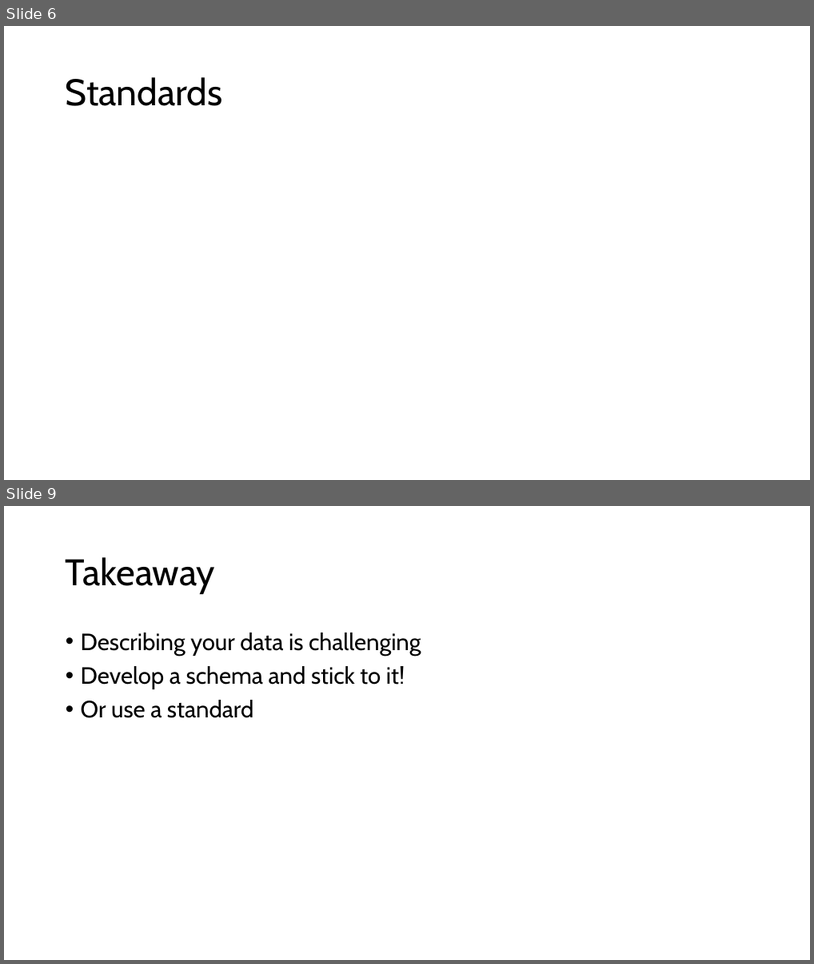
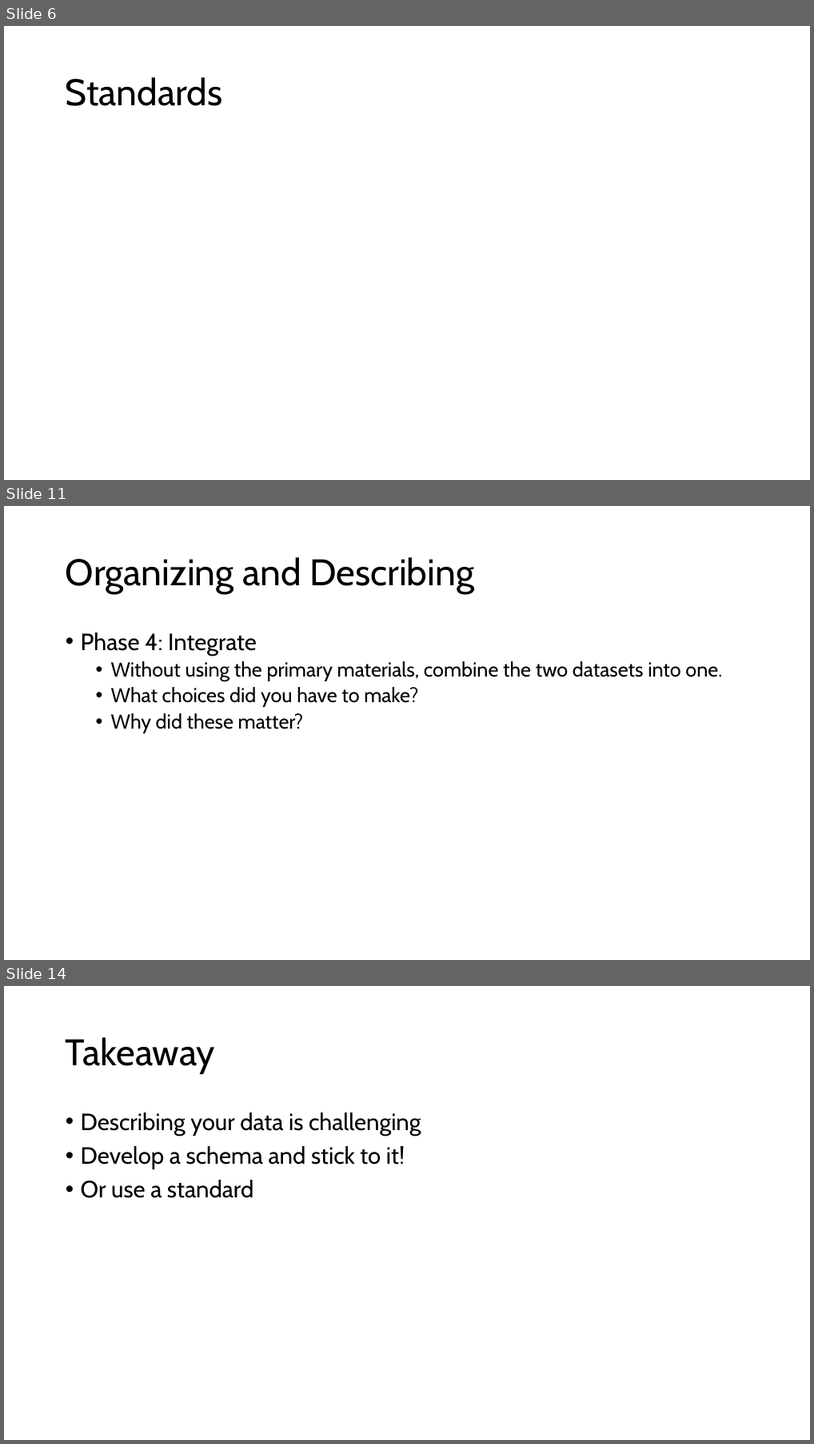
Before and after one commit to walshbr/data-for-the-rest-of-us, a slide deck: resources/week-3/description.pptx. Shown one above the other, each under a label of ours: slides 6 and 9 before the commit, slides 6, 11 and 14 after it; the slides between them are not shown. The pictures are 814x964 and 814x1444 pixels, drawn with LibreOffice and Linux fonts; fonts in the diff are those of the drawing; background and template pictures are left out. Boxes give left, top, right and bottom in pixels: in the first picture for what was removed or moved away, otherwise in the second. Text is boxed around its words. In the diff, an @@ line names an element or a change of style, - is before the commit and + after.

```diff
--- a/resources/week-3/description.pptx
+++ b/resources/week-3/description.pptx
@@ slide 11 added at box(4, 506, 810, 960), background #FFFFFF @@
@@ title added at box(66, 557, 474, 594), 44 pt, text #000000 @@
+Organizing and Describing
@@ text added at box(81, 632, 722, 733), 24 pt, text #000000 @@
+• Phase 4: Integrate
+  • Without using the primary materials, combine the two datasets into one.
+  • What choices did you have to make?
+  • Why did these matter?
@@ what was slide 9 is now slide 14 @@
```
Also in this commit, not shown: 1 slide changed, 4 other slides added, 1 other file.
